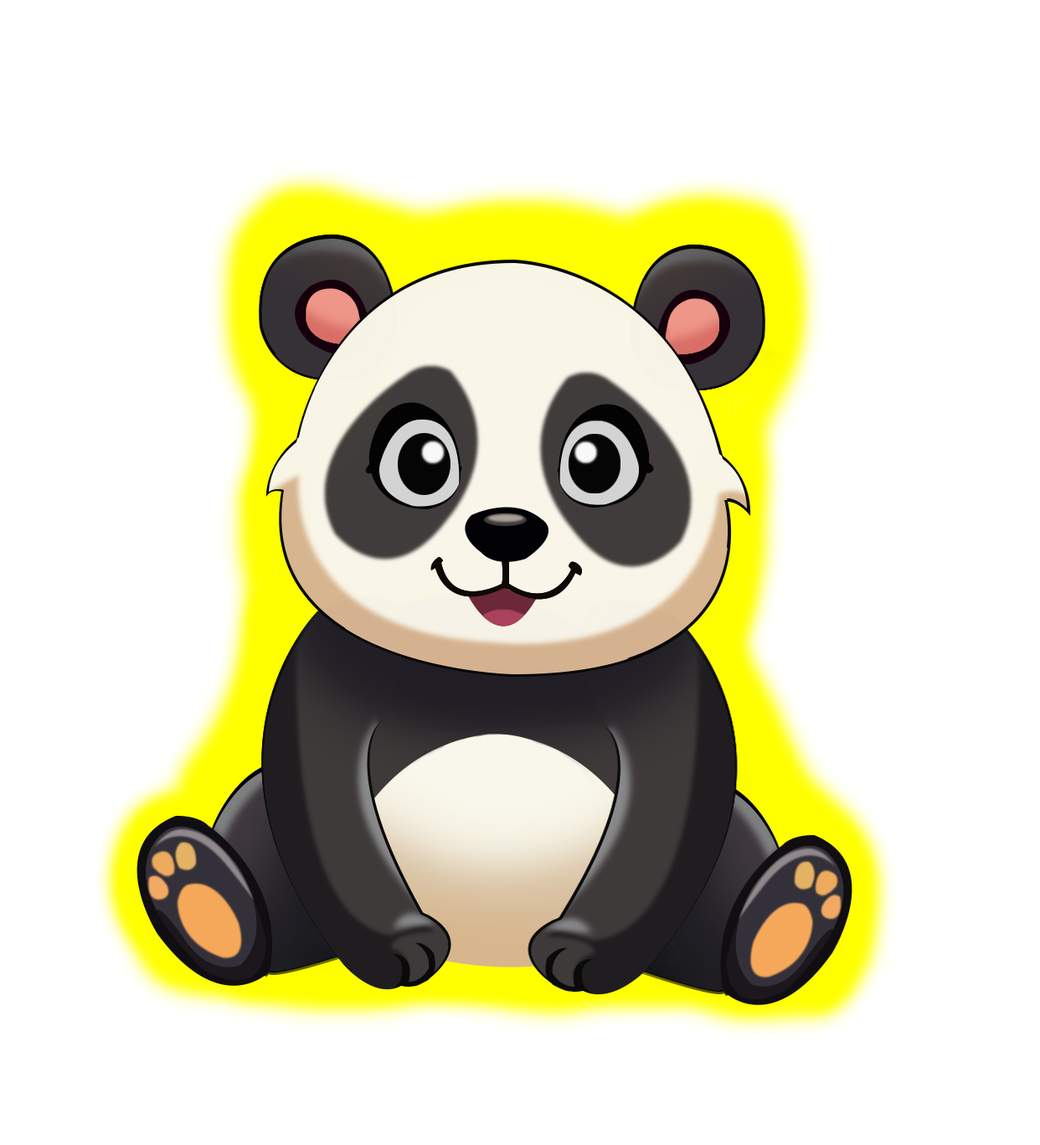
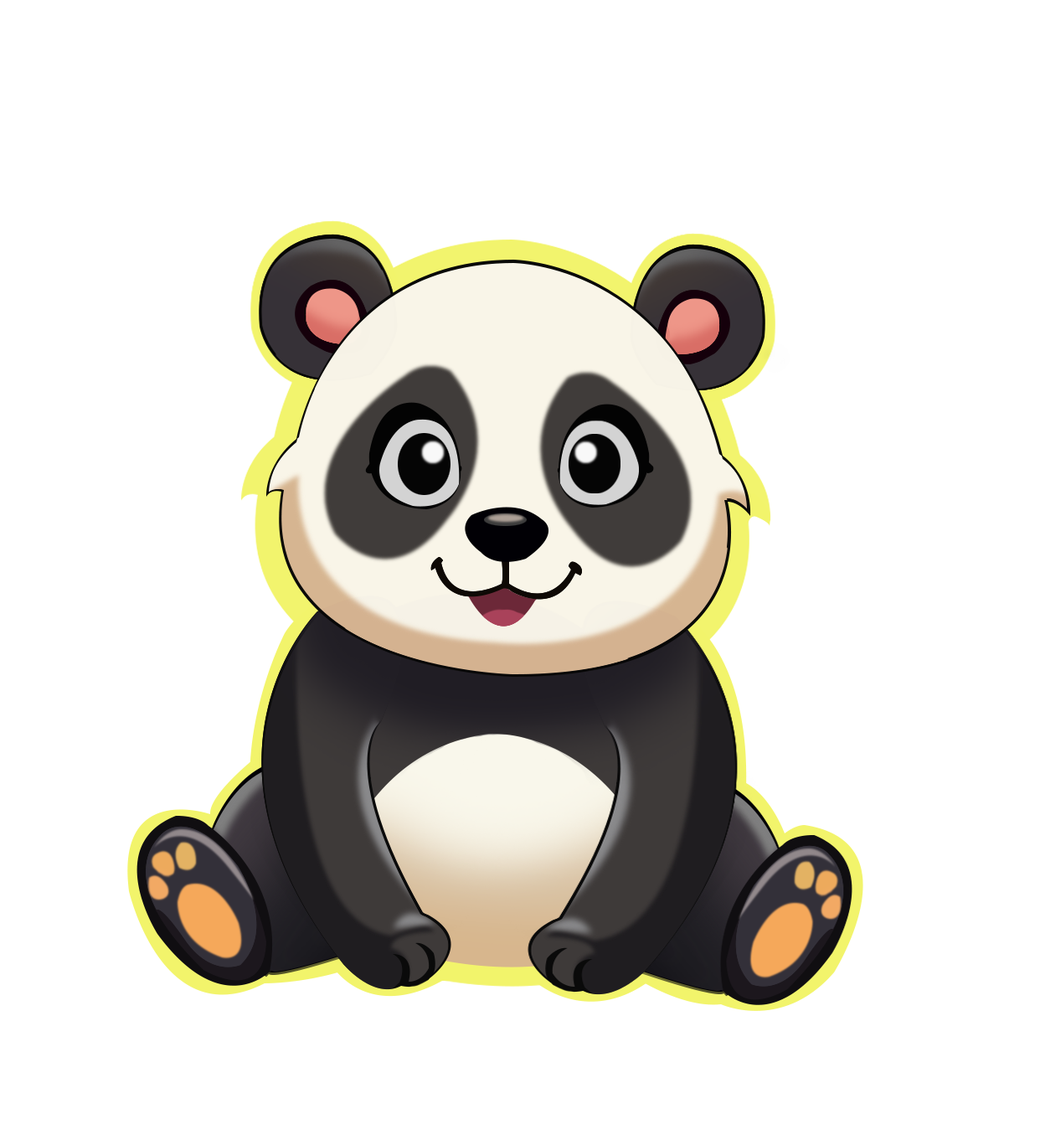
Before/after of a 1040×1145 layered artwork. What changed in the layer stack:
added layer "Layer 5 copy" above "Layer 5" over [left=250, top=220, right=406, bottom=392]
added layer "Layer 5" above "Layer 4" over [left=620, top=232, right=776, bottom=404]
painted on "Layer 4" over [left=92, top=164, right=898, bottom=1040]
painted on "Layer 3" over [left=211, top=184, right=819, bottom=773]
